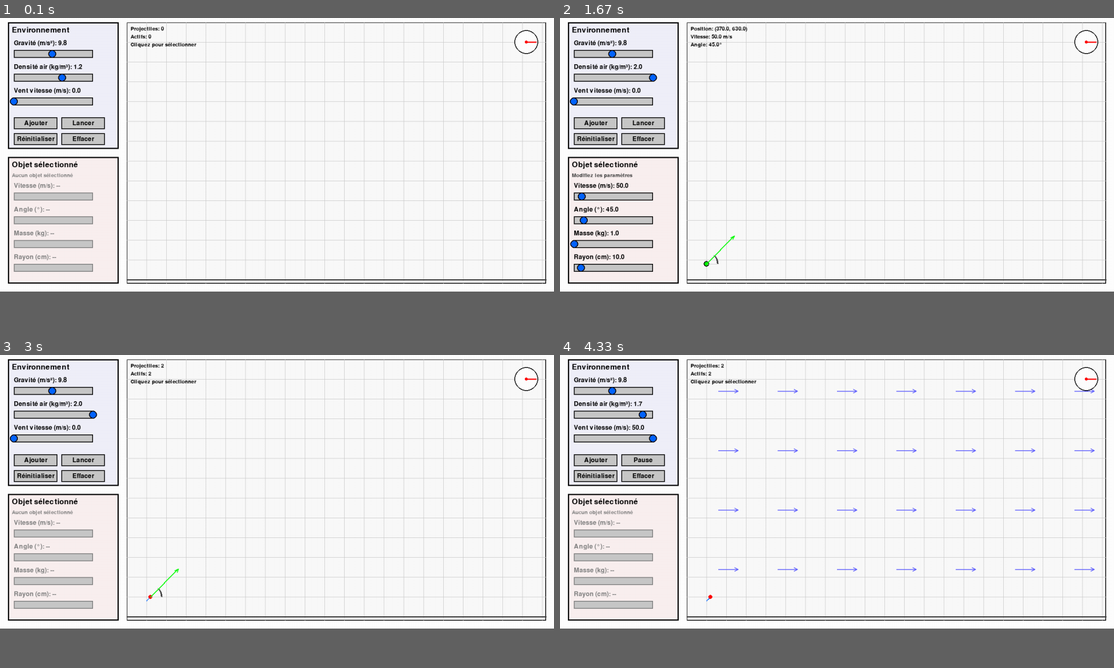
Above: before the commit, frames 1-4 (two rows, left to right).
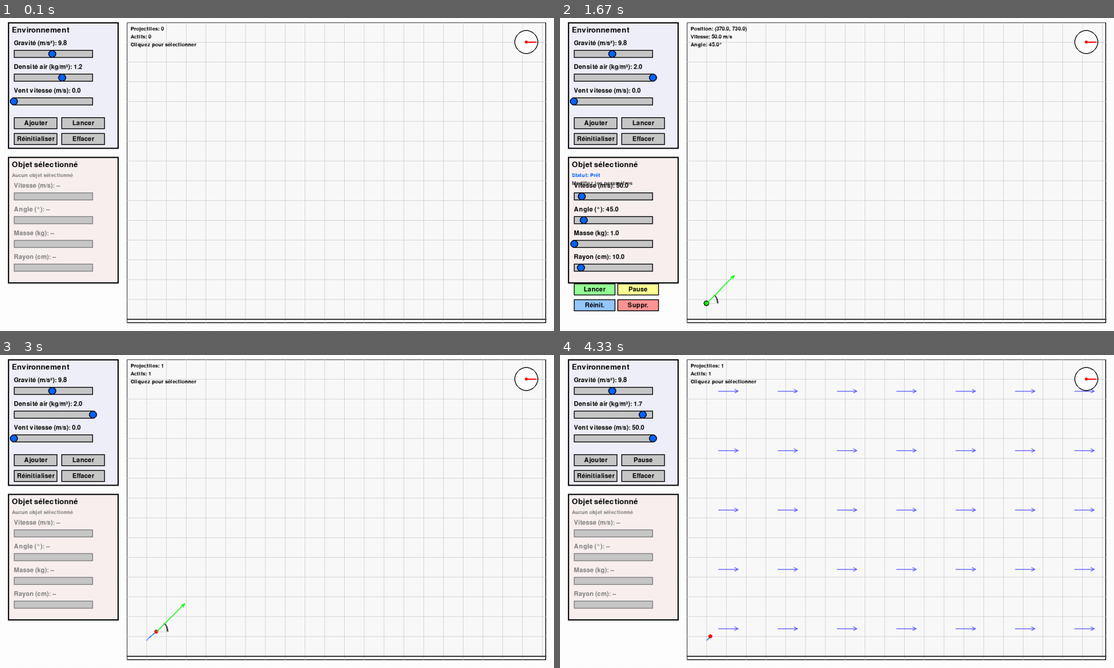
Above: after the commit, the same moments.

Repository: NathanDufils/Projet-Modelisation-Mathematique
Game: pygame game, started from main.py
The game is run twice, just before and just after one commit, with the same random seed, the same clock (stepped at 60 frames per second) and the same inputs.
Inputs (mouse positions are in pixels of both pictures, inside the frame that each line leads up to):
- Up to frame 1 (0.1 s): no input
- Up to frame 2 (1.67 s): click "Ajouter" at 0.38 s; press the mouse at (637, 305) at 0.7 s; move the mouse to (637, 233) at 0.8 s; release the mouse at (637, 165) at 0.93 s; press the mouse at (620, 77) at 1.03 s; move the mouse to (670, 99) at 1.13 s; release the mouse at (720, 121) at 1.27 s; press the mouse at (593, 121) at 1.37 s; move the mouse to (709, 205) at 1.47 s; release the mouse at (825, 287) at 1.6 s
- Up to frame 3 (3 s): press the mouse at (33, 627) at 1.7 s; move the mouse to (216, 530) at 1.8 s; release the mouse at (404, 433) at 1.93 s; click (299, 495) at 2.05 s; press the mouse at (83, 458) at 2.37 s; move the mouse to (238, 464) at 2.47 s; release the mouse at (393, 467) at 2.6 s; press the mouse at (83, 458) at 2.7 s; move the mouse to (277, 483) at 2.8 s; release the mouse at (470, 505) at 2.93 s
- Up to frame 4 (4.33 s): press the mouse at (654, 414) at 3.03 s; move the mouse to (648, 517) at 3.13 s; release the mouse at (643, 621) at 3.27 s; press the mouse at (571, 439) at 3.37 s; move the mouse to (781, 486) at 3.47 s; release the mouse at (986, 536) at 3.6 s; press the mouse at (593, 477) at 3.7 s; move the mouse to (731, 448) at 3.8 s; release the mouse at (864, 420) at 3.93 s; press the mouse at (643, 458) at 4.03 s; move the mouse to (770, 483) at 4.13 s; release the mouse at (892, 505) at 4.27 s
In our replay, the window is 900x450 before the commit and 900x514 after it. These sizes can differ from the game's own. Grey fills any space a smaller window leaves; there, only what the larger window draws over its background counts as a difference.

The runs differ from the first frame. In frame 1, 2.2% of the frame differs, in the area x 1-99%, y 35-98%; in frame 2, 4.1%, in the area x 1-99%, y 2-98%; in frame 3, 2.3%; in frame 4, 2.5%.

Commit message:
feat: Add comprehensive user guide and documentation for ballistic simulator
- Introduced GUIDE_UTILISATION.md detailing individual projectile control features, usage scenarios, and troubleshooting tips.
- Created INDEX.md for structured navigation of the documentation, including quick start guides and technical documentation.
- Updated README.md to provide an overview of the simulator, installation instructions, and links to detailed guides.
- Enhanced RESUME.md to summarize new features, including individual projectile controls and documentation updates.

Diff:
--- a/src/settings.py
+++ b/src/settings.py
@@ -7,7 +7,7 @@
 
 # Fenêtre
 SCREEN_WIDTH = 1400
-SCREEN_HEIGHT = 700
+SCREEN_HEIGHT = 800
 
 # Panneaux de contrôle
 SIMULATION_PANEL_X = 20
--- a/src/simulation.py
+++ b/src/simulation.py
@@ -141,6 +141,24 @@
             self.select_projectile(None)
             self.ui.simulation_running = False
 
+        # Actions sur le projectile individuel sélectionné
+        elif action == 'launch_selected':
+            if self.ui.selected_projectile:
+                self.ui.selected_projectile.launch()
+
+        elif action == 'pause_selected':
+            if self.ui.selected_projectile:
+                self.ui.selected_projectile.pause()
+
+        elif action == 'reset_selected':
+            if self.ui.selected_projectile:
+                self.ui.selected_projectile.reset()
+
+        elif action == 'delete_selected':
+            if self.ui.selected_projectile:
+                self.projectiles.remove(self.ui.selected_projectile)
+                self.select_projectile(None)
+
     def update(self):
         # Mettre à jour les paramètres d'environnement
         env_params = self.ui.get_environment_parameters()
--- a/src/ui.py
+++ b/src/ui.py
@@ -293,6 +293,14 @@
             'radius': RadiusSlider(self.x + 15, self.y + 270, 200, 20, 1.0, 100.0, 10.0, "Rayon (cm)")
         }
 
+        # Boutons de contrôle individuel du projectile sélectionné
+        self.buttons = {
+            'launch_selected': Button(self.x + 15, self.y + 320, 105, 30, "Lancer", (150, 255, 150)),
+            'pause_selected': Button(self.x + 125, self.y + 320, 105, 30, "Pause", (255, 255, 150)),
+            'reset_selected': Button(self.x + 15, self.y + 360, 105, 30, "Réinit.", (150, 200, 255)),
+            'delete_selected': Button(self.x + 125, self.y + 360, 105, 30, "Suppr.", (255, 150, 150))
+        }
+
         self.font = pygame.font.Font(None, 24)
         self.title_font = pygame.font.Font(None, 28)
         self.small_font = pygame.font.Font(None, 20)
@@ -323,6 +331,11 @@
         if self.selected_projectile:
             for slider in self.sliders.values():
                 slider.handle_event(event)
+
+            # Gérer les boutons de contrôle individuel
+            for name, button in self.buttons.items():
+                if button.handle_event(event):
+                    return name
         return None
 
     def draw(self, screen):
@@ -338,12 +351,34 @@
 
         # Afficher l'état de sélection
         if self.selected_projectile:
-            status_text = self.small_font.render("Modifiez les paramètres", True, DARK_GRAY)
+            # Afficher le statut du projectile
+            if self.selected_projectile.launched:
+                if self.selected_projectile.paused:
+                    status = "En pause"
+                    status_color = (200, 150, 0)
+                elif self.selected_projectile.active:
+                    status = "En vol"
+                    status_color = GREEN
+                else:
+                    status = "Terminé"
+                    status_color = RED
+            else:
+                status = "Prêt"
+                status_color = BLUE
+
+            status_text = self.small_font.render(f"Statut: {status}", True, status_color)
             screen.blit(status_text, (self.x + 10, self.y + 40))
+
+            info_text = self.small_font.render("Modifiez les paramètres", True, DARK_GRAY)
+            screen.blit(info_text, (self.x + 10, self.y + 60))
 
             # Dessiner les sliders
             for slider in self.sliders.values():
                 slider.draw(screen)
+
+            # Dessiner les boutons de contrôle individuel
+            for button in self.buttons.values():
+                button.draw(screen)
         else:
             status_text = self.small_font.render("Aucun objet sélectionné", True, GRAY)
             screen.blit(status_text, (self.x + 10, self.y + 40))
@@ -424,8 +459,10 @@
         # Gérer les événements du compas
         self.compass.handle_event(event)
 
-        # Gérer les événements du panneau d'objet
-        self.object_panel.handle_event(event)
+        # Gérer les événements du panneau d'objet (y compris les boutons individuels)
+        obj_action = self.object_panel.handle_event(event)
+        if obj_action:
+            return obj_action
 
         return None
 
@@ -464,7 +501,7 @@
                 info_texts = [
                     f"Portée: {max_x - proj.x0:.1f} m",
                     f"Temps de vol: {proj.time:.2f} s",
-                    f"Trajectoire terminée"
+                    "Trajectoire terminée"
                 ]
             else:
                 info_texts = [
Not shown, changed: README.md
Not shown, added: docs/README.md
Not shown, added: GESTION_INDEPENDANTE.md
Not shown, added: ORGANISATION_DOCS.md
Not shown, added: RECAPITULATIF.md
Not shown, added: STRUCTURE.md
Not shown, added: docs/ARCHITECTURE.md
Not shown, added: docs/CHANGEMENTS.md
Not shown, added: docs/DEMARRAGE_RAPIDE.md
Not shown, added: docs/DOCUMENTATION_MATHEMATIQUES.md
Not shown, added: docs/GUIDE_UTILISATION.md
Not shown, added: docs/INDEX.md
(and 1 more such lines)
